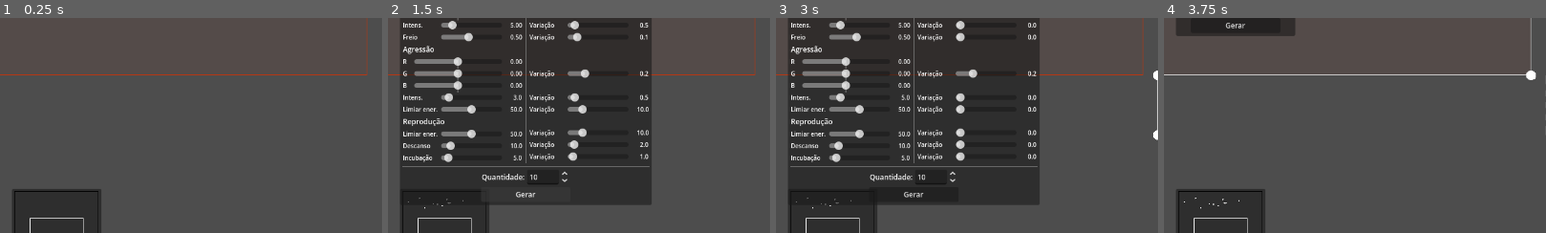
Above: before the commit, frames 1-4 (left to right).
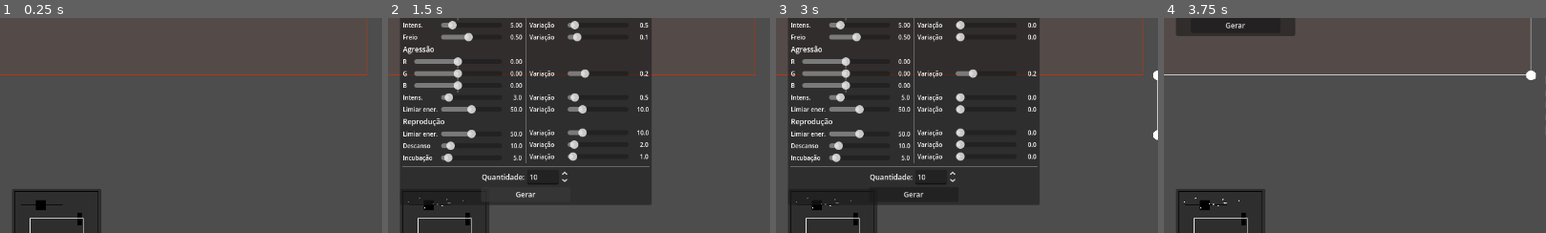
Above: after the commit, the same moments.

Repository: rodrigo-borges/attract-repel
Game: Godot game, scene res://world/world.tscn
Same seed, same stepped clock (60 frames per second), same inputs: the game is played once before the commit and once after it. This scene is started directly instead of the project's main scene.
Inputs (mouse positions are % of the whole screen's width and height, from its top left):
- Up to frame 1 (0.25 s): no input
- Up to frame 2 (1.5 s): click "Nascedouro" at 0.5 s; click "Gerar" at 1.25 s
- Up to frame 3 (3 s): click (95, 12) at 2.02 s; click "Criar" at 2.75 s
- Up to frame 4 (3.75 s): click "Comedouro" at 3.5 s
The pictures show only the part of the screen within x 0-50%, y 37-87%; the shares and areas given below are measured in that part.

The runs differ from the first frame. In frame 1, 0.2% of the frame differs, in the area x 5-22%, y 84-97%; in frame 2, 0.1%; in frame 3, 0.1%; in frame 4, 0.2%.

Commit message:
Adiciona obstáculos no mini-mapa

Diff:
--- a/world/hud/mini_map/map_view.gd
+++ b/world/hud/mini_map/map_view.gd
@@ -3,6 +3,7 @@
 
 var world_rect:Rect2
 var camera_rect:Rect2
+var obstacle_rects:Array[Rect2]
 var creatures:PackedVector2Array
 
 func _ready() -> void:
@@ -13,6 +14,8 @@
 
 func _draw() -> void:
 	draw_rect(world_rect, Color.BLACK, false, 1.)
-	draw_rect(camera_rect, Color.WHITE, false, 1.)
+	for o in obstacle_rects:
+		draw_rect(o, Color.BLACK)
 	for c in creatures:
 		draw_circle(c, 1., Color.WHITE)
+	draw_rect(camera_rect, Color.WHITE, false, 1.)
--- a/world/hud/mini_map/mini_map.gd
+++ b/world/hud/mini_map/mini_map.gd
@@ -21,11 +21,19 @@
 		camera_rect.position /= map_scale
 		camera_rect.size /= map_scale
 
+		var obstacle_rects:Array[Rect2] = []
+		for o in world.data.obstacles:
+			var rect = Rect2(o.area)
+			rect.size /= map_scale
+			rect.position /= map_scale
+			obstacle_rects.append(rect)
+
 		var points:PackedVector2Array = PackedVector2Array()
 		for c in world.creatures:
 			points.append(c.global_position/map_scale)
 
 		map.world_rect = world_rect
 		map.camera_rect = camera_rect
+		map.obstacle_rects = obstacle_rects
 		map.creatures = points
 		map.queue_redraw()
Not shown, changed: README.md
